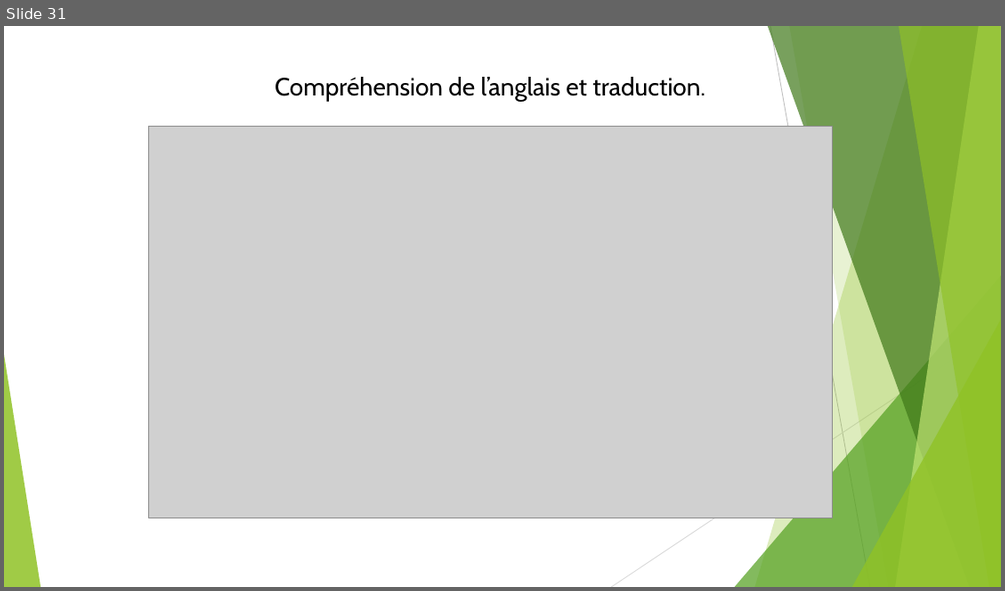
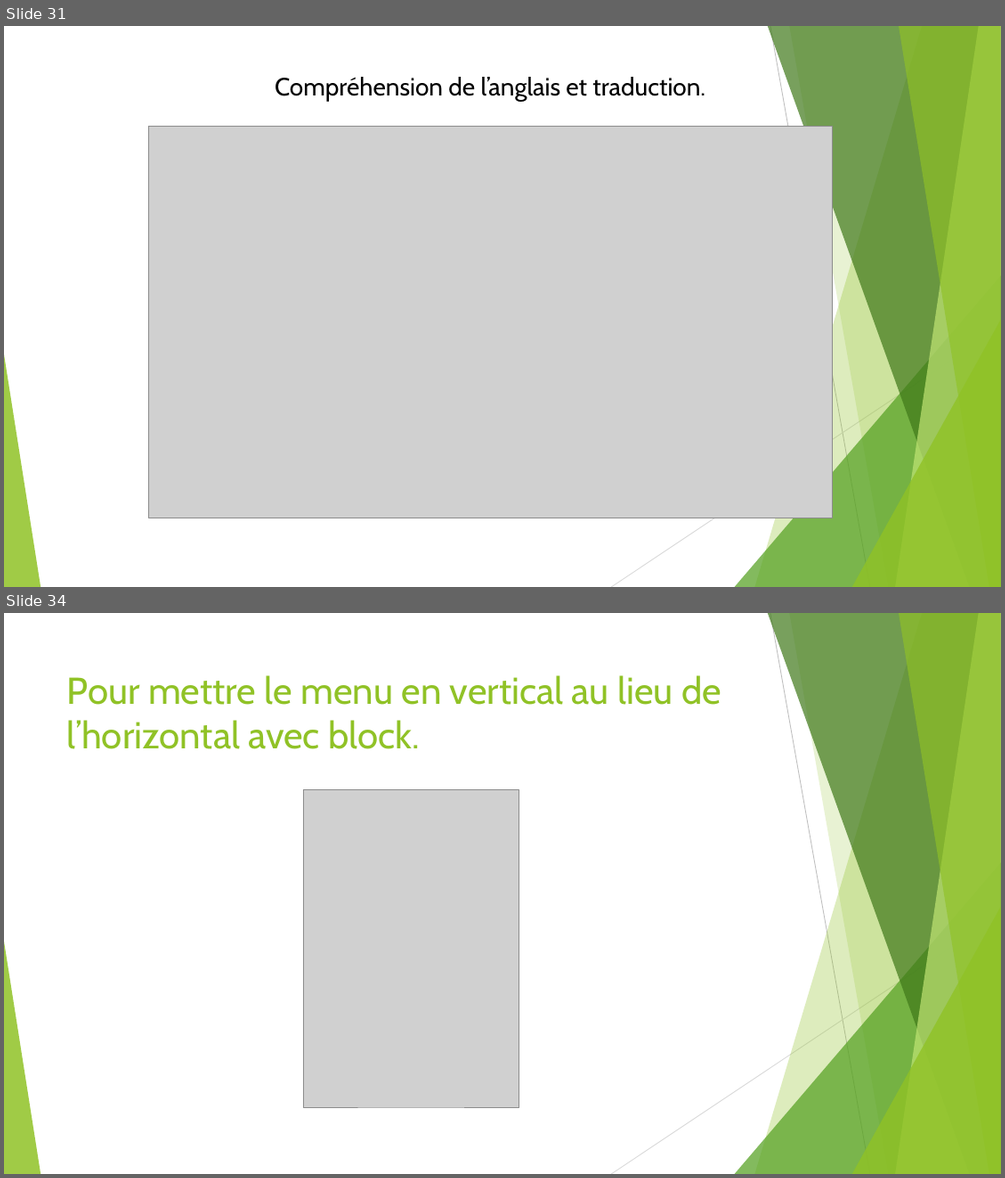
Before and after one commit to Kevin200122/DWWM, a slide deck: DossierProjetStage/DossierProjetBonus.odp. Shown one above the other, each under a label of ours: slide 31 before the commit, slides 31 and 34 after it; the slides between them are not shown. The pictures are 1005x591 and 1005x1178 pixels, drawn with LibreOffice and Linux fonts; fonts in the diff are those of the drawing; grey boxes stand for pictures. Boxes give left, top, right and bottom in pixels: in the first picture for what was removed or moved away, otherwise in the second. Text is boxed around its words. In the diff, an @@ line names an element or a change of style, - is before the commit and + after.

```diff
--- a/DossierProjetStage/DossierProjetBonus.odp
+++ b/DossierProjetStage/DossierProjetBonus.odp
@@ slide 34 added at [4,613,1001,1174], background #FFFFFF; not listed: 10 template elements that a slide beside it also shows @@
@@ title added at [67,675,721,749], 36 pt, text #90C226 @@
+Pour mettre le menu en vertical au lieu de l’horizontal avec block.
@@ picture added at [303,789,518,1107] @@
```
Also in this commit, not shown: 4 slides changed, 5 other slides added, 3 slides removed, 6 other files.
